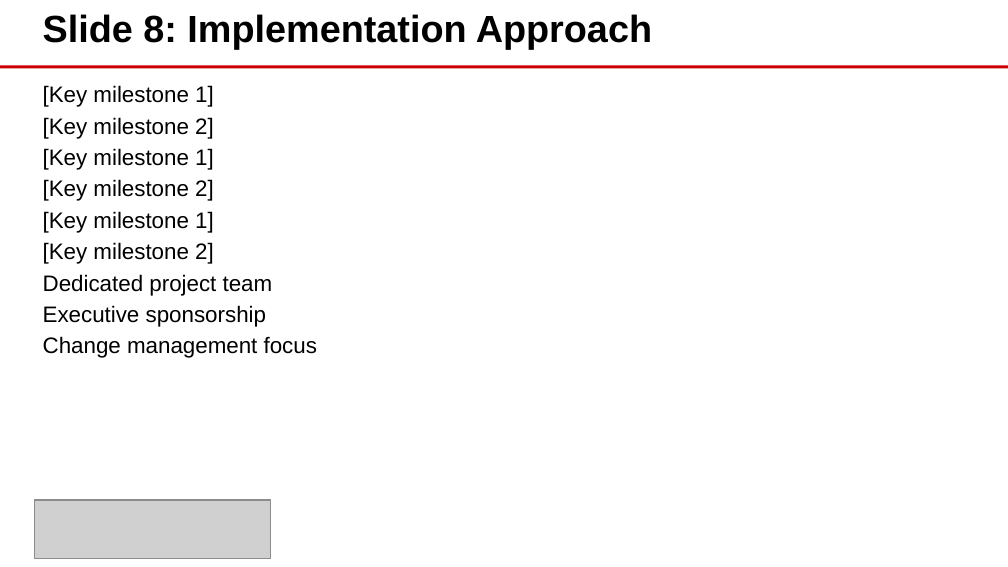
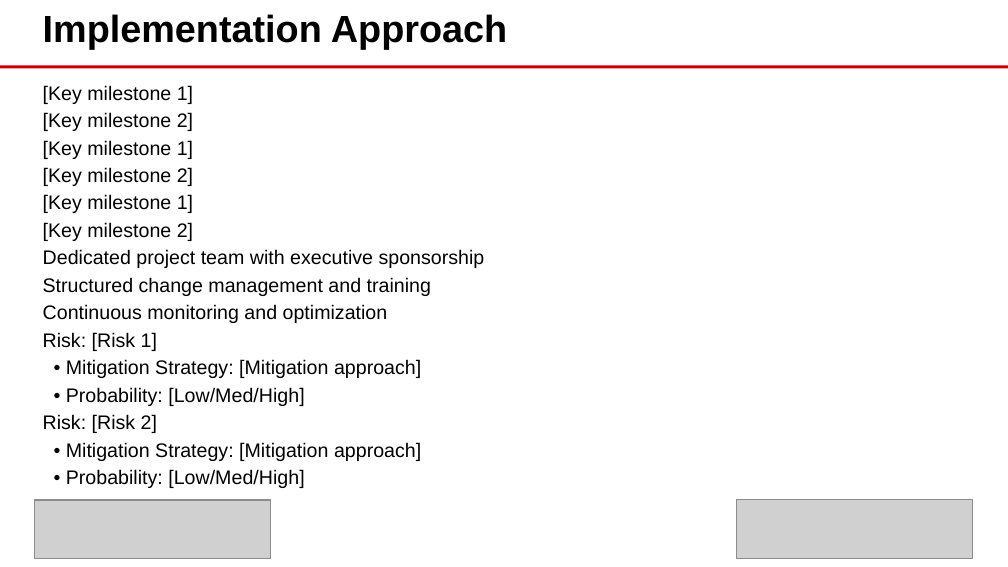
Before and after one commit to eoframework/solutions, a slide deck: slide 5 of solution-template/sample-provider/sample-category/sample-solution/presales/solution-briefing.pptx (slide 9 before the commit). Drawn at 1008x567 pixels with LibreOffice and Linux fonts; fonts in the diff are those of the drawing; grey boxes stand for pictures; background and template pictures are left out. Boxes give left, top, right and bottom in pixels: in the first picture for what was removed or moved away, otherwise in the second. Text is boxed around its words. In the diff, an @@ line names an element or a change of style, - is before the commit and + after.

```diff
--- a/solution-template/sample-provider/sample-category/sample-solution/presales/solution-briefing.pptx
+++ b/solution-template/sample-provider/sample-category/sample-solution/presales/solution-briefing.pptx
@@ text at bbox=[43, 14, 507, 50]: text changed @@
-Slide 8: Implementation Approach
+Implementation Approach
@@ text at bbox=[43, 85, 193, 241]: size 16 to 14 pt in "[Key milestone 1]", "[Key milestone 2]", "[Key milestone 1]", "[Key milestone 2]" and 2 more places @@
@@ text at bbox=[43, 249, 485, 488]: text changed; size 16 to 14 pt @@
-Dedicated project team
-Executive sponsorship
-Change management focus
+Dedicated project team with executive sponsorship
+Structured change management and training
+Continuous monitoring and optimization
+Risk: [Risk 1]
+• Mitigation Strategy: [Mitigation approach]
+• Probability: [Low/Med/High]
+Risk: [Risk 2]
+• Mitigation Strategy: [Mitigation approach]
+• Probability: [Low/Med/High]
@@ picture added at bbox=[737, 500, 973, 558] @@
```
Also in this commit, not shown: 5 other slides changed, 1 slide added, 13 slides removed, 2 other files.
